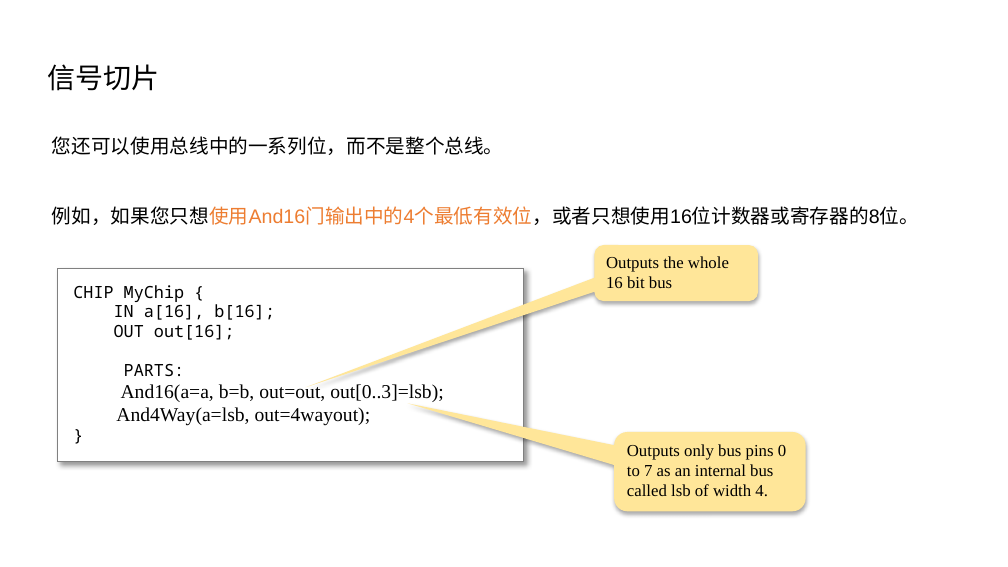
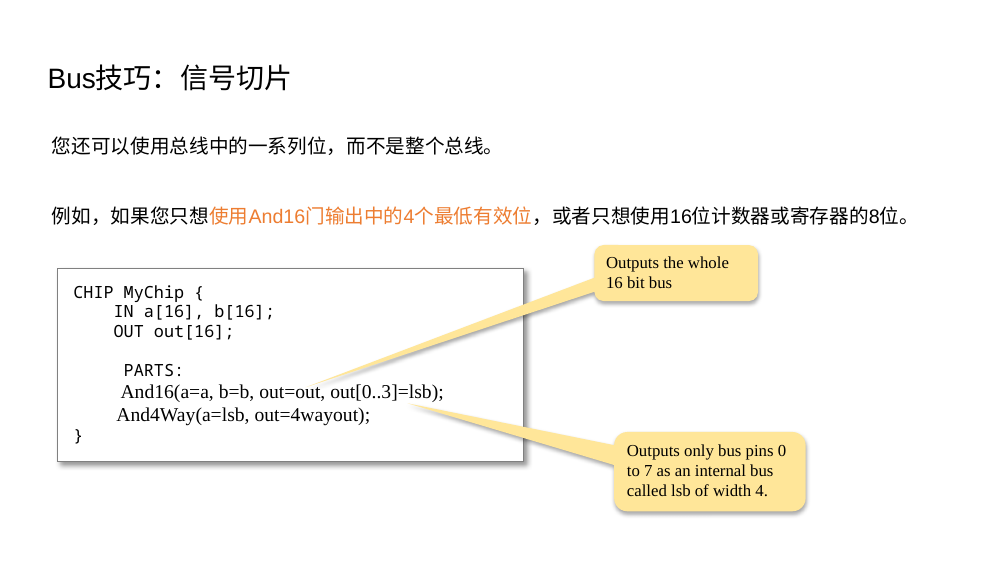
Before and after one commit to vcboy1/Leeds, a slide deck: slide 14 of 26fall/1860/Lecture/Week1.5/Lab 1.5.2 HDL & CAD LAB 2.pptx (slide 15 before the commit). Drawn at 1008x567 pixels with LibreOffice and Linux fonts; fonts in the diff are those of the drawing; background and template pictures are left out. Boxes give left, top, right and bottom in pixels: in the first picture for what was removed or moved away, otherwise in the second. Text is boxed around its words. In the diff, an @@ line names an element or a change of style, - is before the commit and + after.

```diff
--- a/26fall/1860/Lecture/Week1.5/Lab 1.5.2 HDL & CAD LAB 2.pptx
+++ b/26fall/1860/Lecture/Week1.5/Lab 1.5.2 HDL & CAD LAB 2.pptx
@@ title at [48, 66, 293, 91]: text changed @@
-信号切片
+Bus技巧：信号切片
```
Also in this commit, not shown: 12 other slides changed, 5 slides added, 1 slide removed, 7 other files.
